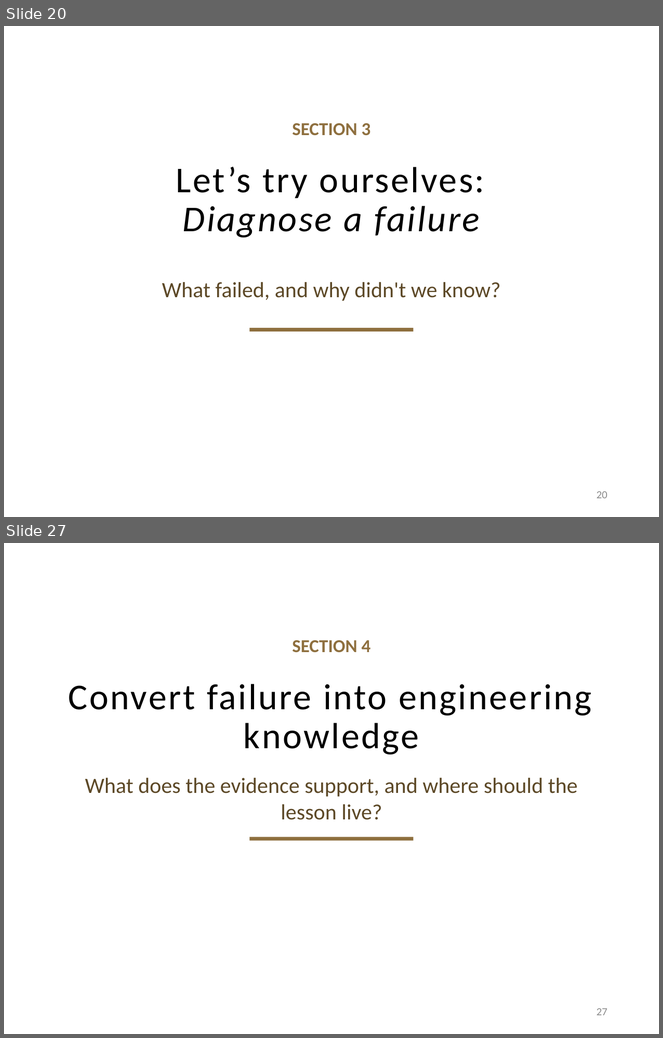
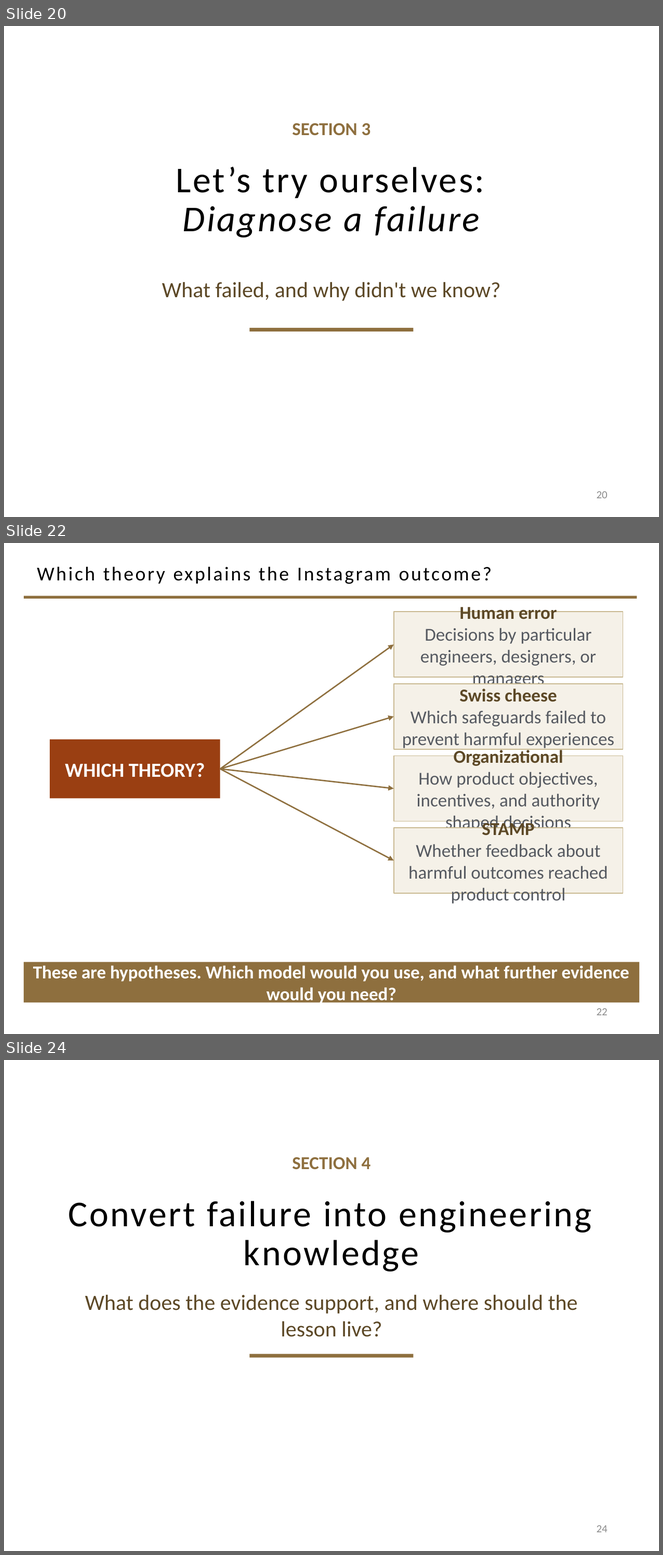
Before and after one commit to davisjam/model-based-agentic-software-engineering, a slide deck: course/lectures/act-2-delegation-and-control/04-failure-aware-engineering/2-4-Failure-Aware-Engineering.pptx. Shown one above the other, each under a label of ours: slides 20 and 27 before the commit, slides 20, 22 and 24 after it; the slides between them are not shown. The pictures are 663x1038 and 663x1555 pixels, drawn with LibreOffice and Linux fonts; fonts in the diff are those of the drawing; background and template pictures are left out. Boxes give left, top, right and bottom in pixels: in the first picture for what was removed or moved away, otherwise in the second. Text is boxed around its words. In the diff, an @@ line names an element or a change of style, - is before the commit and + after.

```diff
--- a/course/lectures/act-2-delegation-and-control/04-failure-aware-engineering/2-4-Failure-Aware-Engineering.pptx
+++ b/course/lectures/act-2-delegation-and-control/04-failure-aware-engineering/2-4-Failure-Aware-Engineering.pptx
@@ slide 22 added at <box>4,543,659,1034</box>, background #FFFFFF @@
@@ title added at <box>37,566,492,584</box>, 21.6 pt, text #000000 @@
+Which theory explains the Instagram outcome?
@@ line added from (24, 598) to (637, 598), #8E6F3E 3 pt @@
@@ rectangle added at <box>394,612,623,677</box>, fill #F5F1E8, outline #C9B991 1 pt, 20 pt, text #555960 @@
+Human error
+Decisions by particular engineers, designers, or managers
@@ arrow added from (220, 769) to (394, 644), #8E6F3E 1.5 pt @@
@@ rectangle added at <box>394,684,623,749</box>, fill #F5F1E8, outline #C9B991 1 pt, 20 pt, text #555960 @@
+Swiss cheese
+Which safeguards failed to prevent harmful experiences
@@ arrow added from (220, 769) to (394, 717), #8E6F3E 1.5 pt @@
@@ rectangle added at <box>50,740,220,798</box>, fill #9A3F12, 22 pt, text #FFFFFF, bold @@
+WHICH THEORY?
@@ rectangle added at <box>394,756,623,822</box>, fill #F5F1E8, outline #C9B991 1 pt, 20 pt, text #555960 @@
+Organizational
+How product objectives, incentives, and authority shaped decisions
@@ arrow added from (220, 769) to (394, 788), #8E6F3E 1.5 pt @@
@@ arrow added from (220, 769) to (394, 861), #8E6F3E 1.5 pt @@
@@ rectangle added at <box>394,828,623,893</box>, fill #F5F1E8, outline #C9B991 1 pt, 20 pt, text #555960 @@
+STAMP
+Whether feedback about harmful outcomes reached product control
@@ rectangle added at <box>24,962,639,1003</box>, fill #8E6F3E, 20 pt, text #FFFFFF, bold @@
+These are hypotheses. Which model would you use, and what further evidence would you need?
@@ page number added at <box>597,1008,608,1016</box>, 12 pt, text #8C8C8C @@
+22
@@ what was slide 27 is now slide 24 @@
@@ page number at <box>597,1525,608,1533</box>: text changed @@
-27
+24
```
Also in this commit, not shown: 7 slides changed, 8 slides removed.
